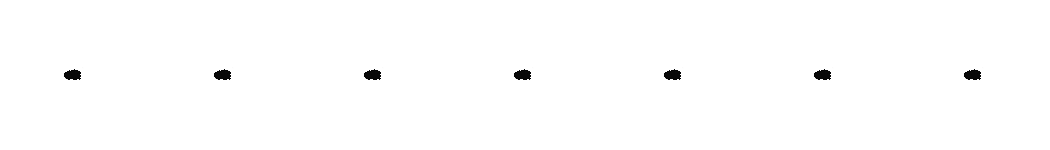
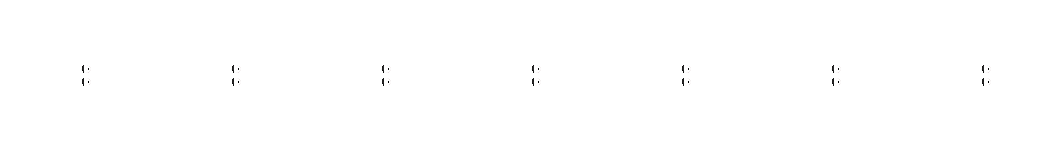
The second (1050, 150) image is a revision of the first. Changes to its layers:
hid "Hair", moved it above "Hair2", painted on it over [63, 67, 984, 80]
renamed "Eyes" to "Eyes kopio", showed it, painted on it over [81, 65, 991, 86]
